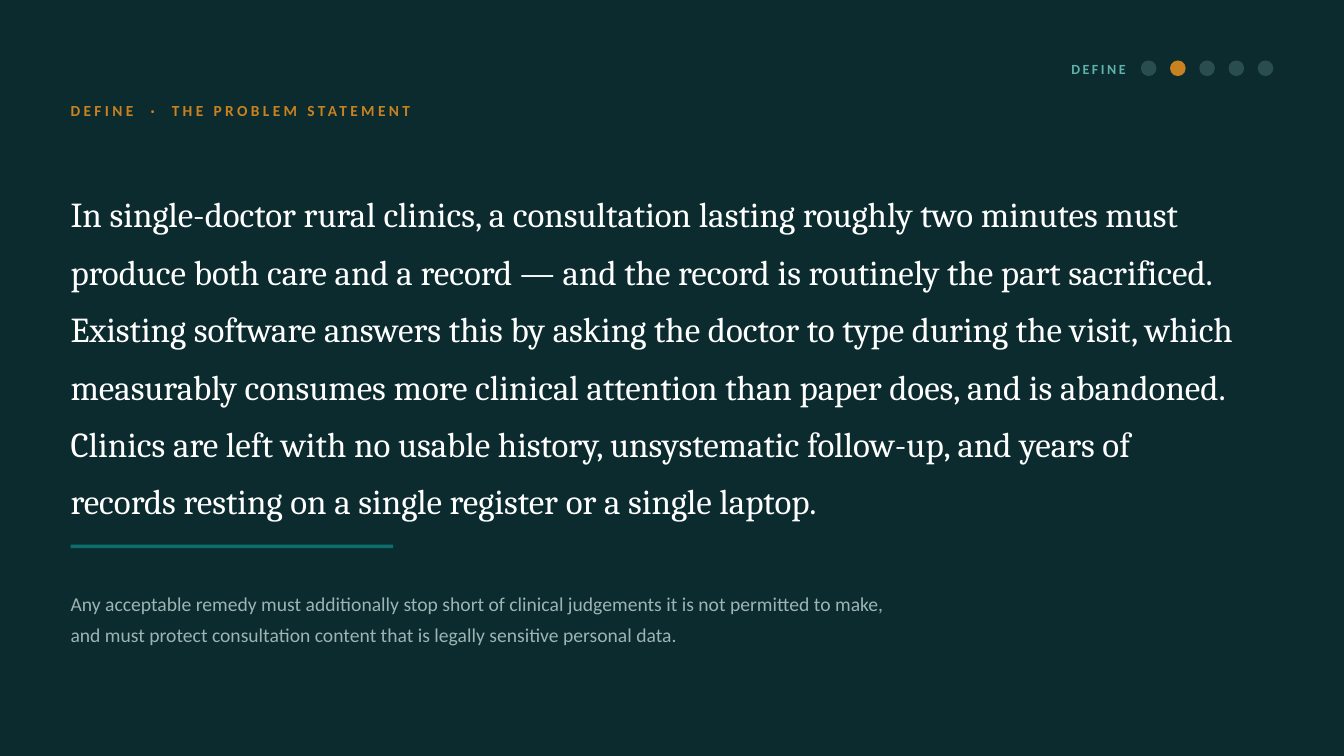
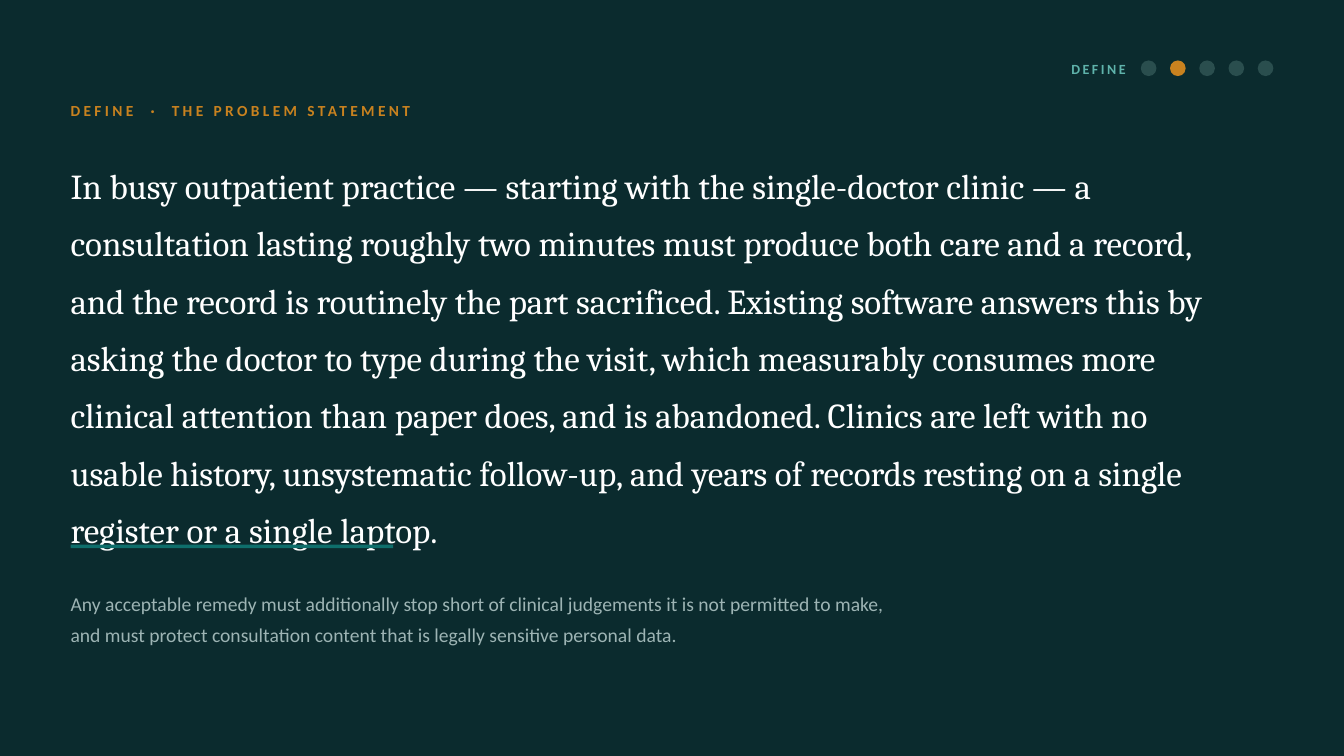
Before and after one commit to realishaanseal/clinicos, a slide deck: slide 10 of artifacts/ClinicOS_DesignThinking_Deck.pptx. Drawn at 1344x756 pixels with LibreOffice and Linux fonts; fonts in the diff are those of the drawing. Boxes give left, top, right and bottom in pixels: in the first picture for what was removed or moved away, otherwise in the second. Text is boxed around its words. In the diff, an @@ line names an element or a change of style, - is before the commit and + after.

```diff
--- a/artifacts/ClinicOS_DesignThinking_Deck.pptx
+++ b/artifacts/ClinicOS_DesignThinking_Deck.pptx
@@ text at <box>71,174,1202,494</box>: text changed @@
-In single-doctor rural clinics, a consultation lasting roughly two minutes must produce both care and a record — and the record is routinely the part sacrificed. Existing software answers this by asking the doctor to type during the visit, which measurably consumes more clinical attention than paper does, and is abandoned. Clinics are left with no usable history, unsystematic follow-up, and years of records resting on a single register or a single laptop.
+In busy outpatient practice — starting with the single-doctor clinic — a consultation lasting roughly two minutes must produce both care and a record, and the record is routinely the part sacrificed. Existing software answers this by asking the doctor to type during the visit, which measurably consumes more clinical attention than paper does, and is abandoned. Clinics are left with no usable history, unsystematic follow-up, and years of records resting on a single register or a single laptop.
```
Also in this commit, not shown: 5 other slides changed, 2 other files.
